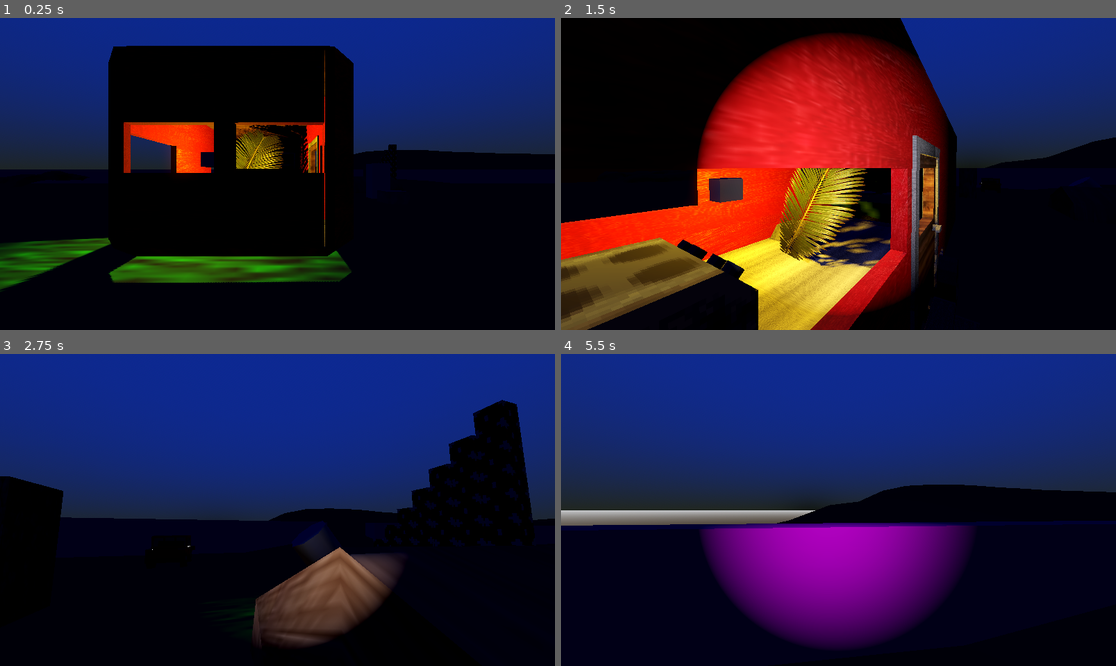
Above: before the commit, frames 1-4 (two rows, left to right).
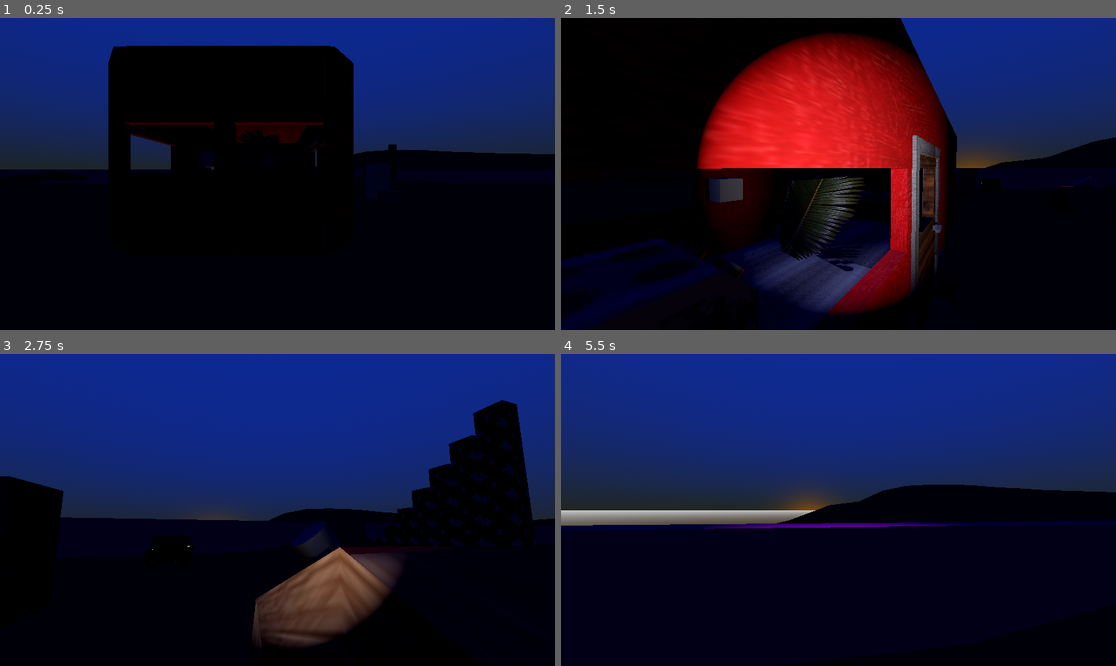
Above: after the commit, the same moments.

Repository: Solaros711/lockertesting
Game: Godot game, scene res://scenes/world.tscn
Same seed, same stepped clock (60 frames per second), same inputs: the game is played once before the commit and once after it.
Inputs (mouse positions are in pixels of both pictures, inside the frame that each line leads up to):
- Up to frame 1 (0.25 s): no input
- Up to frame 2 (1.5 s): move the mouse to (866, 174) at 0.52 s; hold W (forward) from 0.53 s (still down); tap F (flashlight) at 0.6 s; tap Space (jump) at 0.77 s; move the mouse to (810, 174) at 1.27 s; tap E (interact) at 1.35 s
- Up to frame 3 (2.75 s): keep holding W (forward); tap Space (jump) at 1.52 s; move the mouse to (288, 503) at 2.02 s; hold Shift (sprint) from 2.03 s (still down)
- Up to frame 4 (5.5 s): keep holding W (forward); move the mouse to (832, 516) at 2.77 s; release Shift (sprint) at 2.78 s; tap F (flashlight) at 2.85, 5.1 s; tap Space (jump) at 3.02, 3.77, 4.52 s; move the mouse to (877, 513) at 3.52 s; tap E (interact) at 3.6 s; move the mouse to (794, 506) at 4.27 s; tap Shift (sprint) at 4.35 s; move the mouse to (844, 510) at 5.02 s

The runs differ from the first frame. In frame 1, 8.8% of the frame differs, in the area x 0-64%, y 10-88%; in frame 2, 22%, in the area x 0-97%, y 41-100%; in frame 3, 0.2%; in frame 4, 14%.

Commit message:
Added flashlight shadows, and fixed sun lighting up at dawn correctly.

Diff:
--- a/scenes/world.tscn
+++ b/scenes/world.tscn
@@ -26,7 +26,7 @@
 [sub_resource type="Resource" id="Resource_ctatt"]
 script = ExtResource("2_kpybi")
 seconds = 0
-minutes = 0
+minutes = 4
 hours = 6
 days = 27
 years = 2492
@@ -144,12 +144,18 @@
 
 [node name="OmniLight3D" type="OmniLight3D" parent="world lighting/CSGBox3D"]
 transform = Transform3D(1, 0, 0, 0, 1, 0, 0, 0, 1, -0.0432158, 0.0116832, -0.0283546)
+visible = false
 light_color = Color(1, 0.760784, 0, 1)
 light_energy = 3.366
 shadow_enabled = true
 
 [node name="TERRAIN2" parent="world lighting/CSGBox3D" instance=ExtResource("16_dss4m")]
 transform = Transform3D(-0.99997, 0, -0.00774915, 0, 1, 0, 0.00774915, 0, -0.99997, -33.7822, -1.68945, -13.4502)
+
+[node name="SpotLight3D" type="SpotLight3D" parent="world lighting/CSGBox3D"]
+visible = false
+shadow_enabled = true
+shadow_normal_bias = 10.0
 
 [node name="player" type="CharacterBody3D" parent="." node_paths=PackedStringArray("flashlight")]
 transform = Transform3D(1, 0, 0, 0, 1, 0, 0, 0, 1, 10.9533, 143.449, 90.1723)
@@ -175,6 +181,7 @@
 
 [node name="Flashlight" type="SpotLight3D" parent="player/head/Camera3D"]
 shadow_enabled = true
+shadow_normal_bias = 10.0
 spot_range = 0.0
 spot_angle = 34.95
 
--- a/scripts/sky/sun.gd
+++ b/scripts/sky/sun.gd
@@ -12,7 +12,7 @@
 
 #rotates the sun on the x axis, changing the color based on where it is on the horizon
 func do_sun_move(time: DateTime):
-	if(rotation.x > 0.10472):
+	if(time.hours <= 5 || time.hours >= 22):
 		rotate_x(SUN_ROTATE)
 		light_energy = 0.0
 		#Resets angle of the sun so the inaccuracy doesn't break days later in time.
